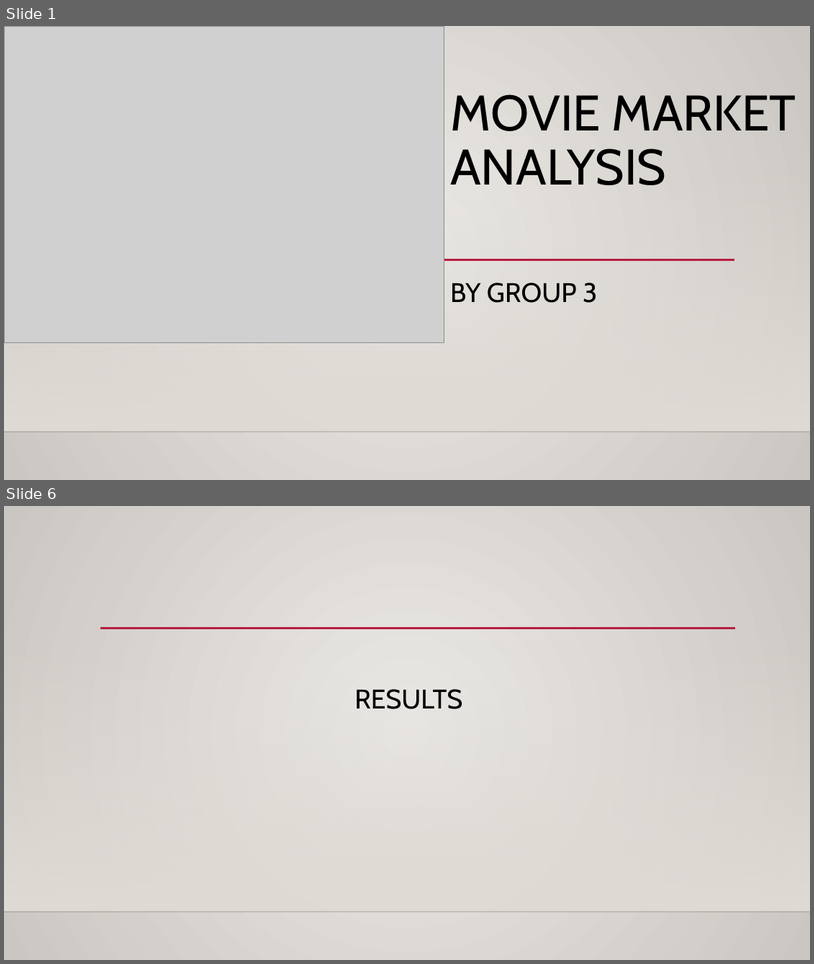
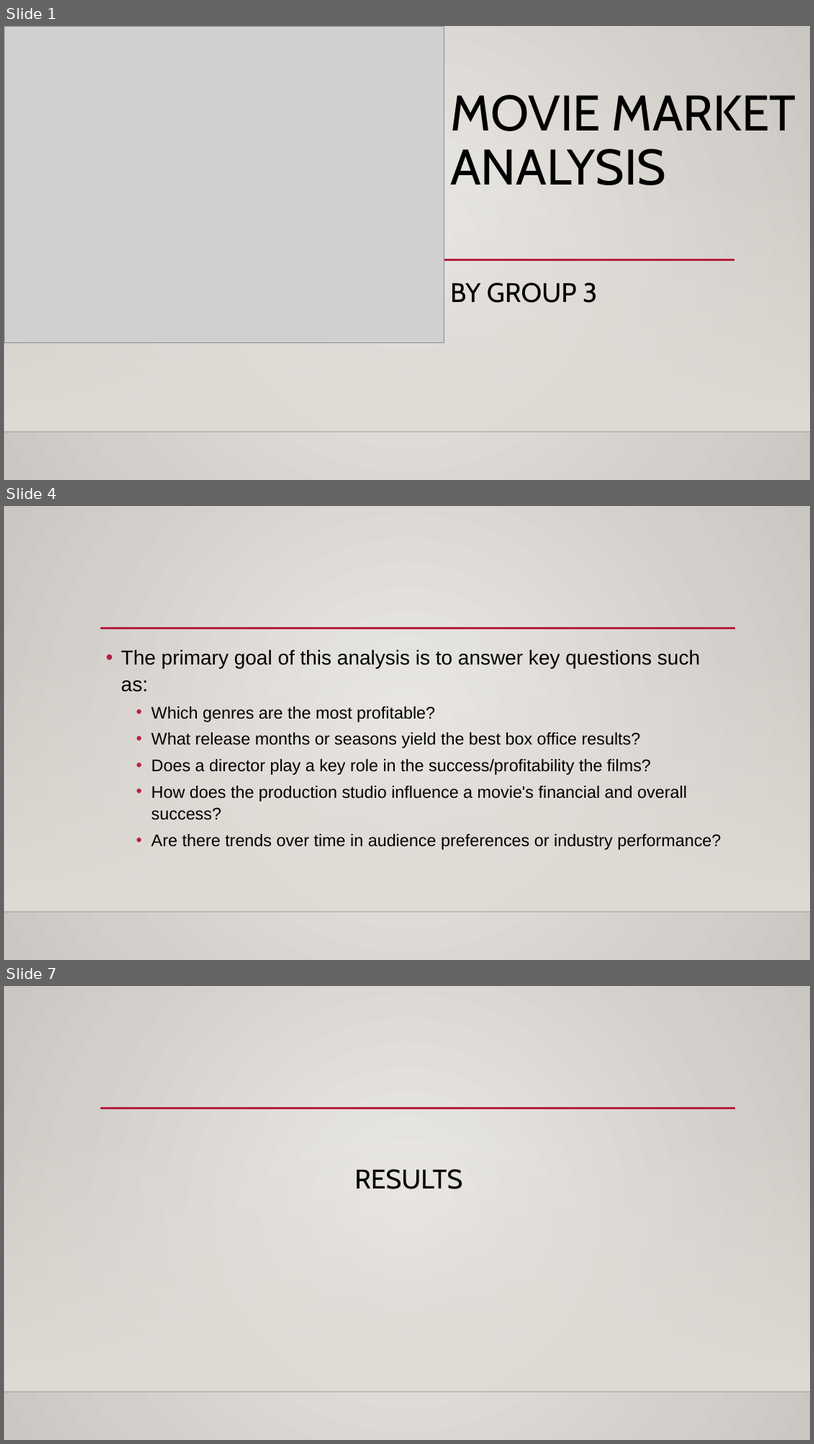
Before and after one commit to Abond1234/Dsc-Phase-2-project-2025, a slide deck: movie studio project.pptx. Shown one above the other, each under a label of ours: slides 1 and 6 before the commit, slides 1, 4 and 7 after it; the slides between them are not shown. The pictures are 814x964 and 814x1444 pixels, drawn with LibreOffice and Linux fonts; fonts in the diff are those of the drawing; grey boxes stand for pictures; background and template pictures are left out. Boxes give left, top, right and bottom in pixels: in the first picture for what was removed or moved away, otherwise in the second. Text is boxed around its words. In the diff, an @@ line names an element or a change of style, - is before the commit and + after.

Commit message:
Update movie studio project presentation

```diff
--- a/movie studio project.pptx
+++ b/movie studio project.pptx
@@ slide 4 added at (x1=4, y1=506, x2=810, y2=960), background gradient #ECEAE7 to #CAC7C1; not listed: 3 template elements that a slide beside it also shows @@
@@ text added at (x1=121, y1=649, x2=721, y2=849), 20 pt, text #000000 @@
+• The primary goal of this analysis is to answer key questions such as:
+  • Which genres are the most profitable?
+  • What release months or seasons yield the best box office results?
+  • Does a director play a key role in the success/profitability the films?
+  • How does the production studio influence a movie's financial and overall success?
+  • Are there trends over time in audience preferences or industry performance?
@@ what was slide 6 is now slide 7 @@
```
Also in this commit, not shown: 12 slides changed, 8 other slides added, 2 slides removed.
